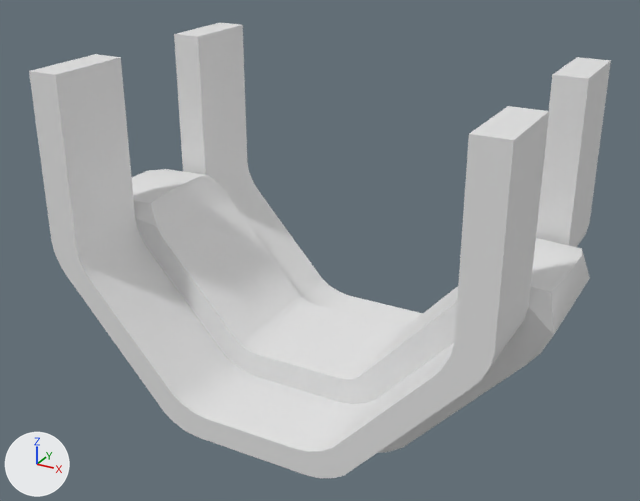
Two versions of the FBX model Assets/Art/Meshs/1-Enviros/Kit/Gateway/SM_GatewayClamp_01.fbx, one commit apart.
One viewpoint serves both versions: a 50 mm lens placed at (1.71, -4.96, 2.88), pointed at (-0.54, -0.88, 0.83). Arrows for +X, +Y and +Z are at lower left; the lights stay in place. The picture after the commit comes second. Where no turn or scale is listed for an object, it has been applied to the vertices.

Script lines for the objects in view, before the commit:
```python
me_cube_005 = bpy.data.meshes.new('Cube.005')
me_cube_005.from_pydata(...)  # 216 vertices, 226 faces; spans x -1.91..0.9, y -1.7..0.0, z -0.19..1.89
ob_sm_gatewayclamp_01 = bpy.data.objects.new('SM_GatewayClamp_01', me_cube_005)
ob_sm_gatewayclamp_01.location = (0.0, 0.0, 0.0)
```
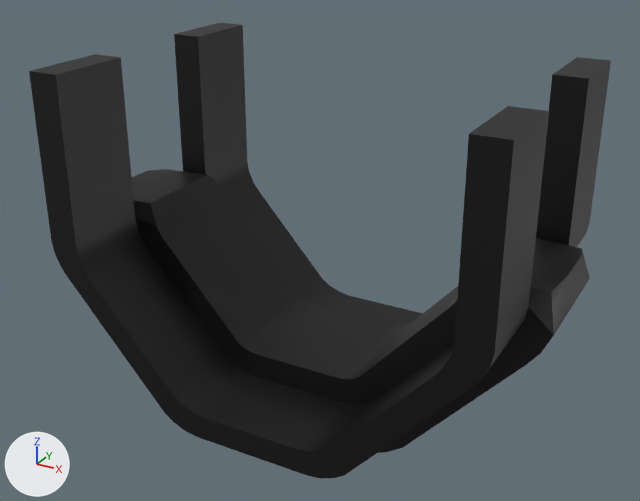
The newer file is also turned or shifted as a whole; pictures and numbers use the older file's frame.

The change in detail:
Picture 'T_BC_Metal_Trim.png' (img_t_bc_metal_trim_png) is new.
Material 'Material.001' (mat_material_001) is new.
Its texture is img_t_bc_metal_trim_png.
me_cube_005 is used by ob_sm_gatewayclamp_01; location (0.0, 0.0, 0.0).
me_cube_005 had 216 vertices, 226 faces and spanned x -1.91..0.9, y -1.7..0.0, z -0.19..1.89.
me_cube_005 now has 224 vertices, 234 faces and spans x -1.91..0.9, y -1.7..0.0, z -0.19..1.89.
Part 1, on me_cube_005:
12 faces are deleted.
12 vertices are added at x -0.5, y -1.7..0.0, z -0.19..0.25.
24 new faces join them.
Part 2, on me_cube_005:
2 vertices are removed from x -1.5, y -0.99..-0.71, z 1.07.
6 faces are deleted.
4 new faces join them.
Part 3, on me_cube_005:
2 vertices are removed from x 0.49, y -0.99..-0.71, z 1.07.
6 faces are deleted.
4 new faces join them.
me_cube_005 part 4: 202 faces spanning x -1.91..0.9, y -1.7..0.0, z -0.19..1.89 switch from no material to mat_material_001 (picture img_t_bc_metal_trim_png).

Where the change shows, as pixel boxes [x1, y1, x2, y2] in the pictures (640 x 501 px; the box of a moved part takes in the faces that stretch with it):
part 1 of me_cube_005, reshaped
    both: [197, 296, 423, 476]
part 2 of me_cube_005, moved or reshaped
    both: [132, 169, 226, 226]
part 3 of me_cube_005, moved or reshaped
    both: [531, 238, 582, 292]
part 4 of me_cube_005, recoloured (white to black)
    both: [29, 23, 611, 478]
